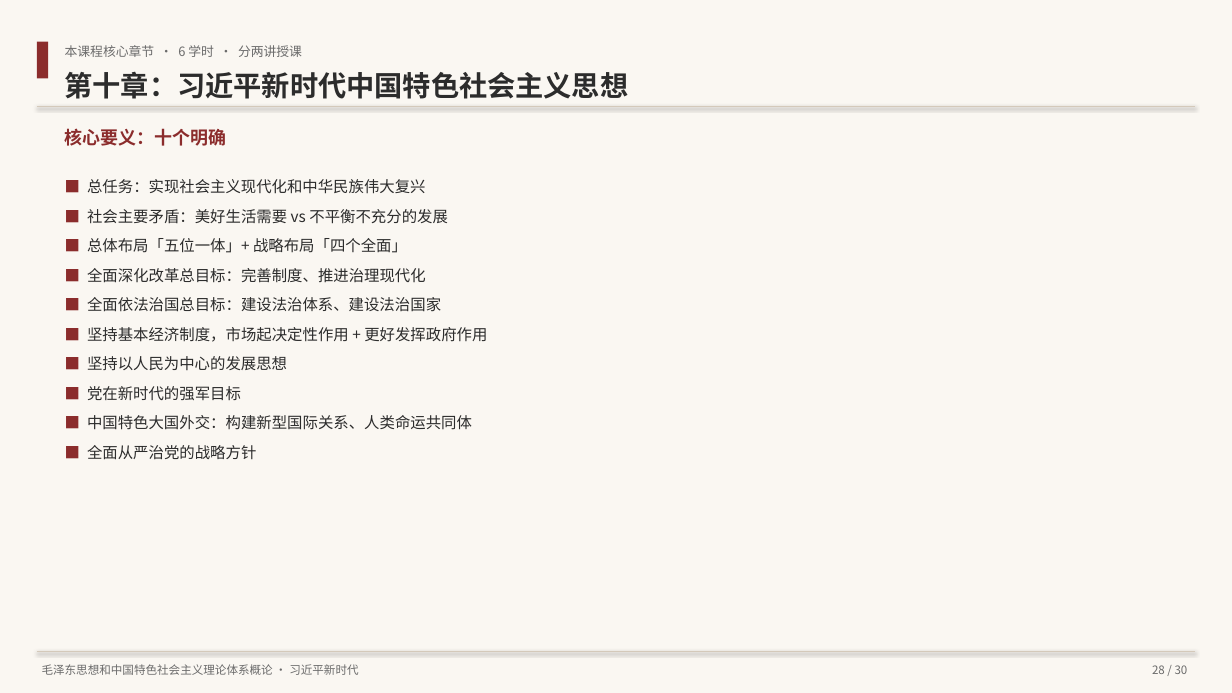
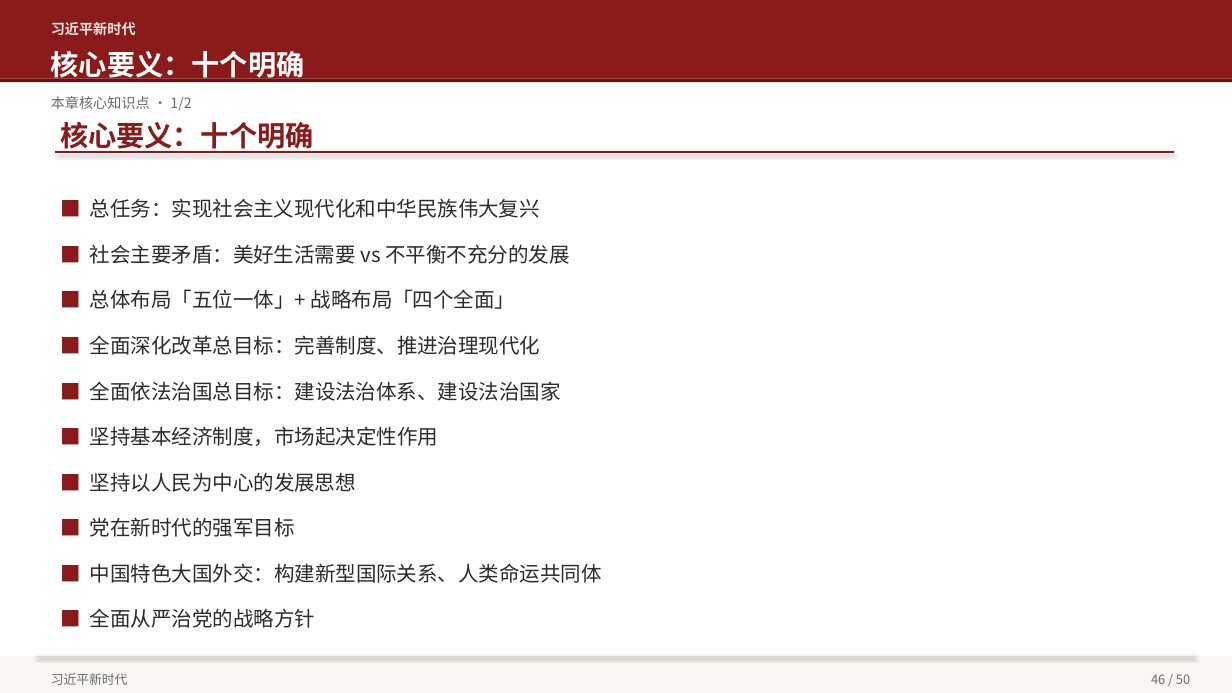
Before and after one commit to hsy358/obsidian-vault, a slide deck: slide 46 of 03-资源/PPT/毛泽东思想和中国特色社会主义理论体系概论 教学大纲概览.pptx (slide 28 before the commit). Drawn at 1232x693 pixels with LibreOffice and Linux fonts; fonts in the diff are those of the drawing. Boxes give left, top, right and bottom in pixels: in the first picture for what was removed or moved away, otherwise in the second. Text is boxed around its words. In the diff, an @@ line names an element or a change of style, - is before the commit and + after.

```diff
--- a/03-资源/PPT/毛泽东思想和中国特色社会主义理论体系概论 教学大纲概览.pptx
+++ b/03-资源/PPT/毛泽东思想和中国特色社会主义理论体系概论 教学大纲概览.pptx
@@ rectangle removed at <box>0,0,1232,693</box> @@
@@ rectangle added at <box>0,0,1232,79</box>, fill #8B1A1A @@
@@ text added at <box>51,22,136,36</box>, 11 pt, text #FAE6E0, bold @@
+习近平新时代
@@ rectangle removed at <box>37,42,48,79</box> @@
@@ text added at <box>51,51,305,83</box>, 22 pt, text #FFFFFF, bold @@
+核心要义：十个明确
@@ text removed at <box>65,45,302,57</box> @@
-本课程核心章节 · 6 学时 · 分两讲授课
@@ rectangle added at <box>0,79,1232,82</box>, fill #6B1010 @@
@@ text removed at <box>65,71,629,99</box> @@
-第十章：习近平新时代中国特色社会主义思想
@@ text added at <box>51,96,191,110</box>, 11 pt, text #6B6B6B @@
+本章核心知识点 · 1/2
@@ text "核心要义：十个明确" at <box>60,122,314,153</box>: size 14 to 22 pt, text colour #8B2C2C to #8B1A1A; line spacing 1.2 to 1.3 @@
@@ text "■ 总任务：实现社会主义现代化和中华民族伟大复兴": place and size @@
-text "■ 总任务：实现社会主义现代化和中华民族伟大复兴" at <box>87,179,487,460</box>
+text "■ 总任务：实现社会主义现代化和中华民族伟大复兴" at <box>90,198,602,628</box>
@@ line moved from (37, 106) - (1195, 106) to (55, 152) - (1174, 152) @@
@@ line (55, 152) - (1174, 152): stroke #D4C9BA 0.75 pt to #8B1A1A 1.5 pt @@
@@ text at <box>90,198,602,628</box>: size 12 to 16 pt; text colour #8B2C2C to #8B1A1A in "■", "■", "■", "■" and 5 more places; line spacing 1.6 to 1.85 @@
@@ text at <box>90,426,438,446</box>: text changed; size 12 to 16 pt @@
-■ 坚持基本经济制度，市场起决定性作用 + 更好发挥政府作用
+■ 坚持基本经济制度，市场起决定性作用
@@ rectangle added at <box>0,656,1232,693</box>, fill #FAF7F2 @@
@@ line moved from (37, 652) - (1195, 652) to (37, 656) - (1195, 656) @@
@@ line (37, 656) - (1195, 656): stroke #D4C9BA 0.75 pt to #E0D5C5 0.75 pt @@
@@ text at <box>51,673,128,685</box>: text changed; size 9 to 10 pt @@
-毛泽东思想和中国特色社会主义理论体系概论 · 习近平新时代
+习近平新时代
@@ text added at <box>1151,674,1190,684</box>, 10 pt, text #6B6B6B @@
+46 / 50
@@ text removed at <box>1152,665,1188,674</box> @@
-28 / 30
```
Also in this commit, not shown: 27 other slides changed, 23 slides added, 2 slides removed.
